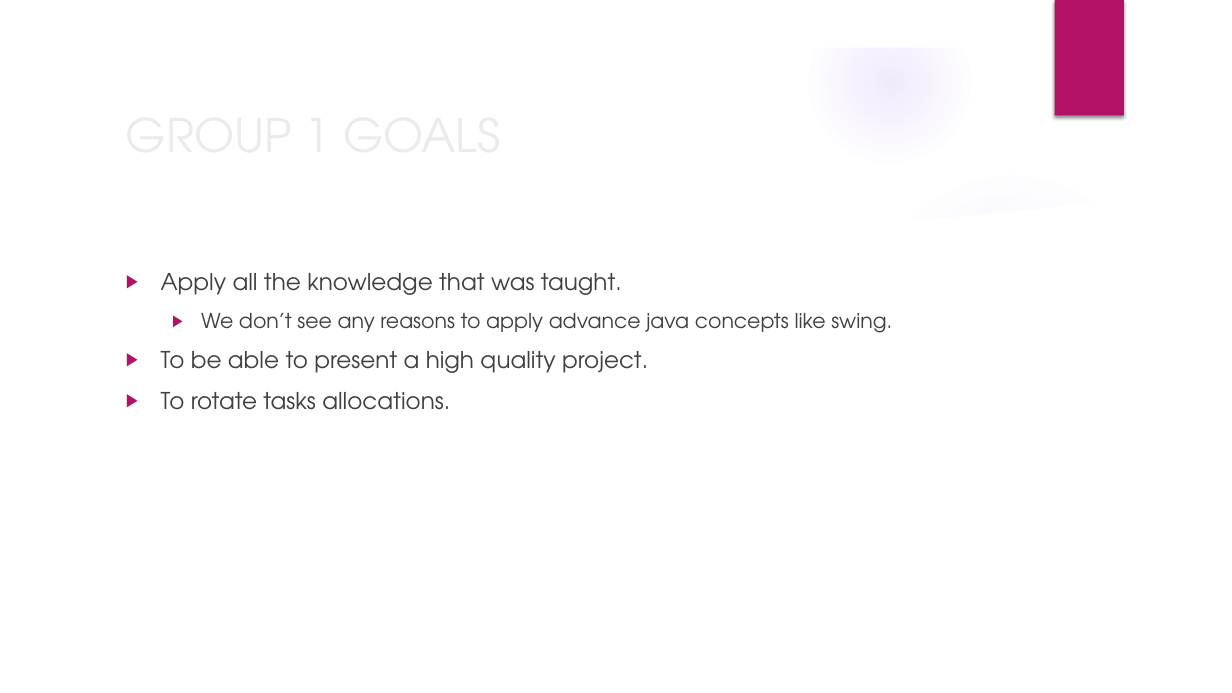
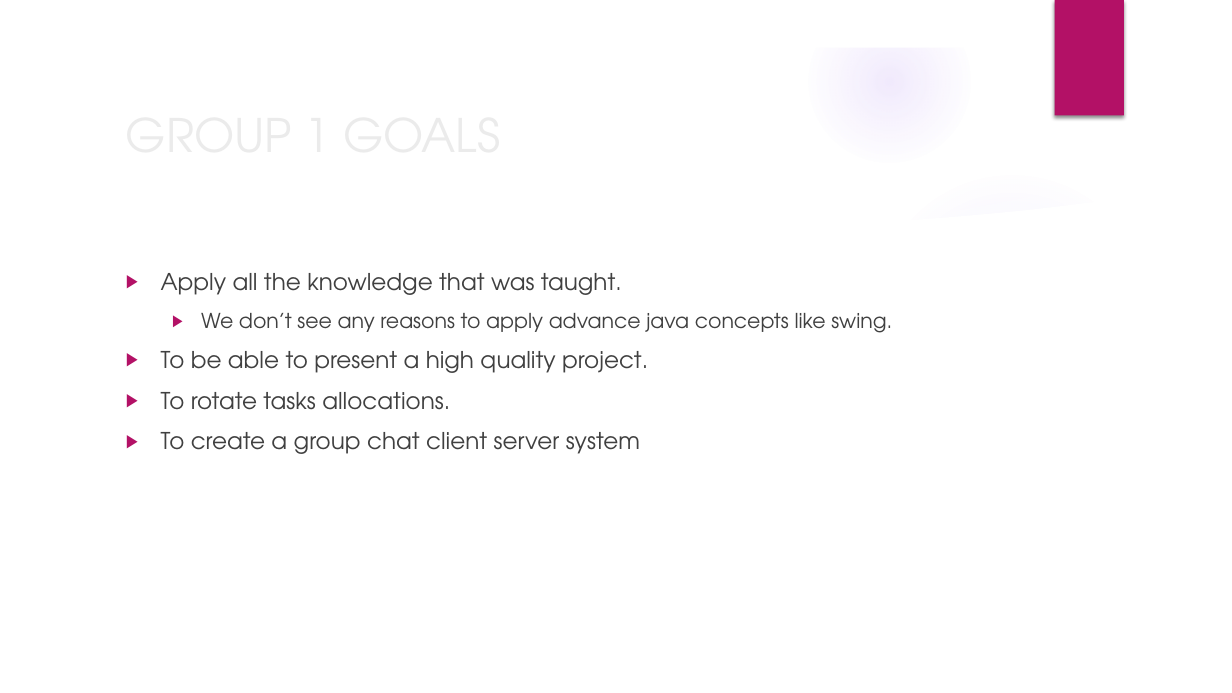
Before and after one commit to MNLBC/Group1Projects, a slide deck: slide 2 of W2D5Project/PPT/GROUP 1 - W2Project.pptx. Drawn at 1232x693 pixels with LibreOffice and Linux fonts; fonts in the diff are those of the drawing; background and template pictures are left out. Boxes give left, top, right and bottom in pixels: in the first picture for what was removed or moved away, otherwise in the second. Text is boxed around its words. In the diff, an @@ line names an element or a change of style, - is before the commit and + after.

```diff
--- a/W2D5Project/PPT/GROUP 1 - W2Project.pptx
+++ b/W2D5Project/PPT/GROUP 1 - W2Project.pptx
@@ text at (x1=161, y1=432, x2=640, y2=454): paragraph added @@
+▶ To create a group chat client server system
```
Also in this commit, not shown: 1 other slide changed, 3 slides removed, 3 other files.
